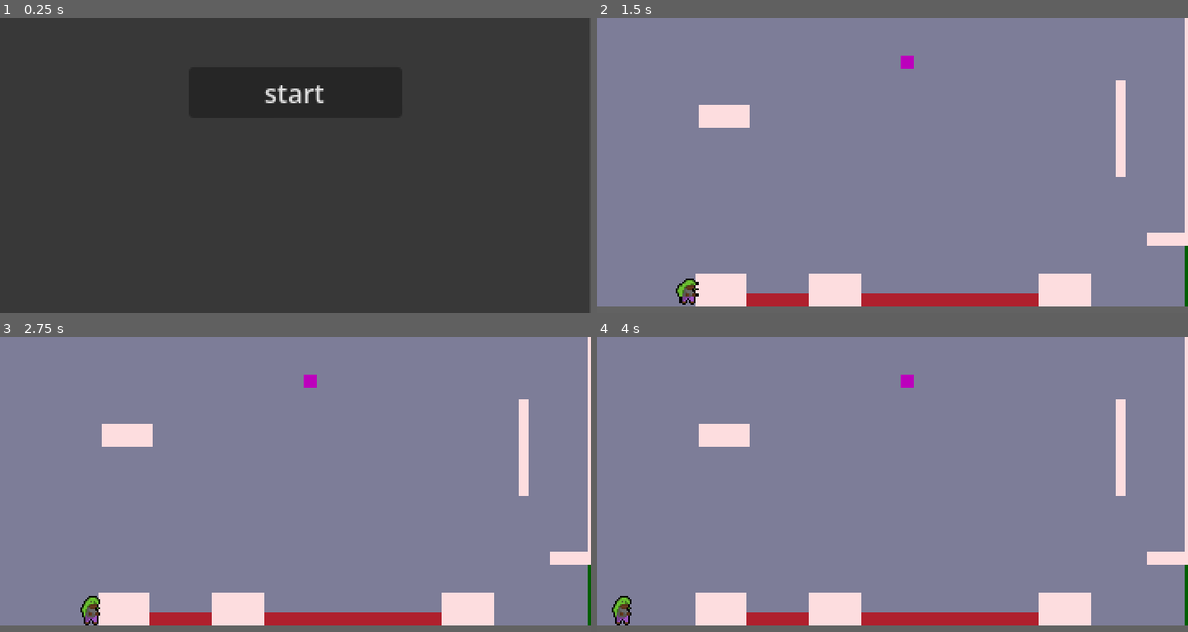
Above: before the commit, frames 1-4 (two rows, left to right).
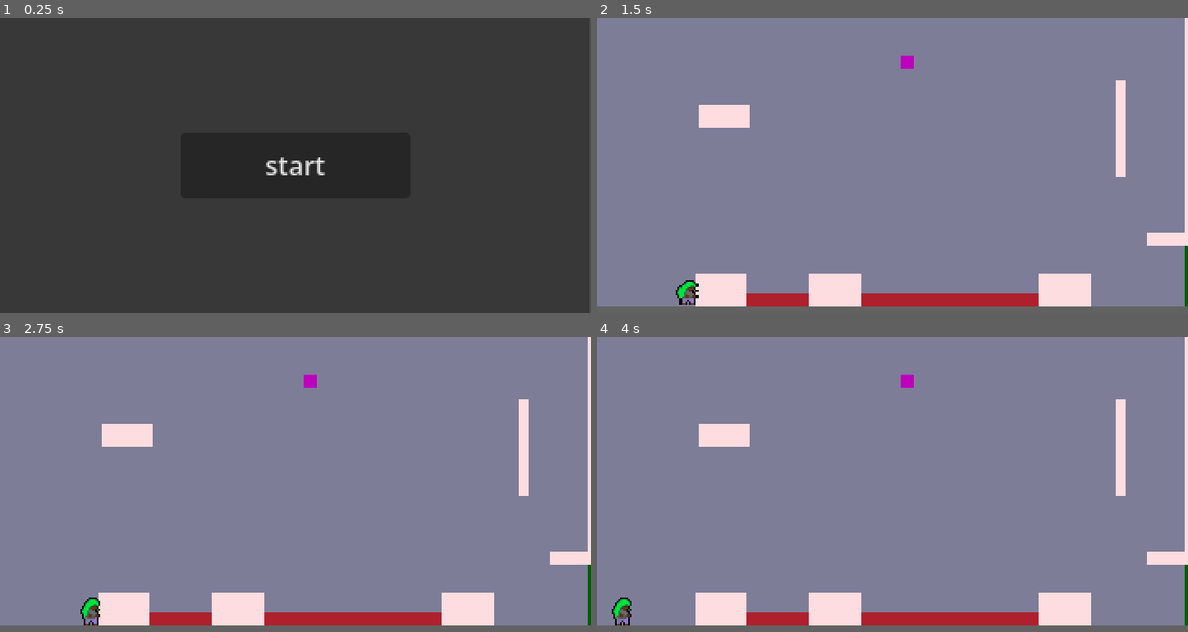
Above: after the commit, the same moments.

Repository: ezemllerwu-ship-it/taggFRFR
Game: Godot game, scene res://scene/room_manager.tscn
Same seed, same stepped clock (60 frames per second), same inputs: the game is played once before the commit and once after it.
Inputs:
- Up to frame 1 (0.25 s): no input
- Up to frame 2 (1.5 s): click "start" at 0.5 s; tap Enter at 1.25 s; hold Right (ui_right) from 1.28 s (still down); tap K (dash) at 1.35 s
- Up to frame 3 (2.75 s): keep holding Right (ui_right); tap Space (jump) at 1.52, 2.27 s; tap K (dash) at 2.1 s
- Up to frame 4 (4 s): release Right (ui_right) at 2.78 s; hold Left (ui_left) 2.78-3.53 s; tap K (dash) at 2.85, 3.6 s; tap Space (jump) at 3.5, 3.77 s; hold Right (ui_right) from 3.53 s (still down)

The runs differ from the first frame. In frame 1, 0.6% of the frame differs, in the area x 45-55%, y 22-54%; in frame 2, 0.2%; in frame 3, 0.2%; in frame 4, 0.2%.

Commit message:
school done

Diff:
--- a/tag#/scene/player.tscn
+++ b/tag#/scene/player.tscn
@@ -1,21 +1,58 @@
 [gd_scene format=3 uid="uid://btceqrvb6h4g5"]
 
 [ext_resource type="Script" uid="uid://bkvwyhadufa1p" path="res://script/player.gd" id="1_hjaqi"]
-[ext_resource type="Texture2D" uid="uid://cbhm0gge7r2kw" path="res://ass/player_v1.png" id="2_hjaqi"]
+[ext_resource type="Texture2D" uid="uid://du5om0krmvw48" path="res://ass/player_v1-sheet.png" id="2_hjaqi"]
+
+[sub_resource type="AtlasTexture" id="AtlasTexture_fvtld"]
+atlas = ExtResource("2_hjaqi")
+region = Rect2(0, 0, 32, 32)
+
+[sub_resource type="AtlasTexture" id="AtlasTexture_ct4mp"]
+atlas = ExtResource("2_hjaqi")
+region = Rect2(32, 0, 32, 32)
+
+[sub_resource type="AtlasTexture" id="AtlasTexture_s4jxa"]
+atlas = ExtResource("2_hjaqi")
+region = Rect2(64, 0, 32, 32)
+
+[sub_resource type="AtlasTexture" id="AtlasTexture_oh5ij"]
+atlas = ExtResource("2_hjaqi")
+region = Rect2(96, 0, 32, 32)
+
+[sub_resource type="AtlasTexture" id="AtlasTexture_hp4bs"]
+atlas = ExtResource("2_hjaqi")
+region = Rect2(128, 0, 32, 32)
 
 [sub_resource type="SpriteFrames" id="SpriteFrames_xo3ru"]
 animations = [{
 "frames": [{
 "duration": 1.0,
-"texture": ExtResource("2_hjaqi")
+"texture": SubResource("AtlasTexture_fvtld")
+}, {
+"duration": 1.0,
+"texture": SubResource("AtlasTexture_ct4mp")
+}, {
+"duration": 1.0,
+"texture": SubResource("AtlasTexture_s4jxa")
+}, {
+"duration": 1.0,
+"texture": SubResource("AtlasTexture_oh5ij")
+}, {
+"duration": 1.0,
+"texture": SubResource("AtlasTexture_hp4bs")
 }],
 "loop": true,
-"name": &"default",
+"name": &"idle",
+"speed": 4.0
+}, {
+"frames": [],
+"loop": true,
+"name": &"new_animation",
 "speed": 5.0
 }]
 
 [sub_resource type="RectangleShape2D" id="RectangleShape2D_hjaqi"]
-size = Vector2(9, 15)
+size = Vector2(9, 14)
 
 [node name="player" type="CharacterBody2D" unique_id=363455168 groups=["player"]]
 z_index = 2
@@ -23,10 +60,11 @@
 
 [node name="AnimatedSprite2D" type="AnimatedSprite2D" parent="." unique_id=2045160626]
 sprite_frames = SubResource("SpriteFrames_xo3ru")
-frame_progress = 0.107894175
+animation = &"new_animation"
+autoplay = "idle"
 
 [node name="CollisionShape2D" type="CollisionShape2D" parent="." unique_id=1595835913]
-position = Vector2(0.5, 1.5)
+position = Vector2(0.5, 1)
 shape = SubResource("RectangleShape2D_hjaqi")
 
 [node name="RayCastWalls" type="Node2D" parent="." unique_id=1905348773]
--- a/tag#/scene/start_screen.tscn
+++ b/tag#/scene/start_screen.tscn
@@ -7,20 +7,29 @@
 script = ExtResource("1_gkif4")
 
 [node name="ColorRect" type="ColorRect" parent="." unique_id=1684857498]
-offset_right = 359.21106
-offset_bottom = 180.3143
+anchors_preset = 8
+anchor_left = 0.5
+anchor_top = 0.5
+anchor_right = 0.5
+anchor_bottom = 0.5
+offset_left = -179.60553
+offset_top = -90.15715
+offset_right = 179.60553
+offset_bottom = 90.15715
+grow_horizontal = 2
+grow_vertical = 2
 color = Color(0.219501, 0.219501, 0.219501, 1)
+metadata/_edit_use_anchors_ = true
 
-[node name="BoxContainer" type="BoxContainer" parent="." unique_id=281084074]
-offset_left = 114.99053
-offset_top = 30.036257
-offset_right = 245.18188
-offset_bottom = 158.40453
-focus_neighbor_top = NodePath("Button")
-vertical = true
+[node name="Button" type="Button" parent="." unique_id=1566459965]
+offset_left = -69.99369
+offset_top = -20.022068
+offset_right = 70.10981
+offset_bottom = 19.977932
+text = "start"
+text_overrun_behavior = 1
+metadata/_edit_use_anchors_ = true
 
-[node name="Button" type="Button" parent="BoxContainer" unique_id=1566459965]
-layout_mode = 2
-text = "start"
+[node name="Camera2D" type="Camera2D" parent="." unique_id=1522630944]
 
-[connection signal="pressed" from="BoxContainer/Button" to="." method="_on_button_pressed"]
+[connection signal="pressed" from="Button" to="." method="_on_button_pressed"]
--- a/tag#/script/player.gd
+++ b/tag#/script/player.gd
@@ -15,7 +15,7 @@
 const COYOTE_TIME := 0.08
 const JUMP_BUFFER := 0.10
 
-const WALL_SLIDE_SPEED := 800
+const WALL_SLIDE_SPEED := 100
 const WALL_JUMP_FORCE := Vector2(140, -110)
 const WALL_JUMP_LOCK := 0.15
 
Binary file added: tag#/ass/player_v1-sheet.png
Not shown, added: tag#/ass/player_v1-sheet.png.import
Binary file changed: tag#/ass/player_v2.aseprite
